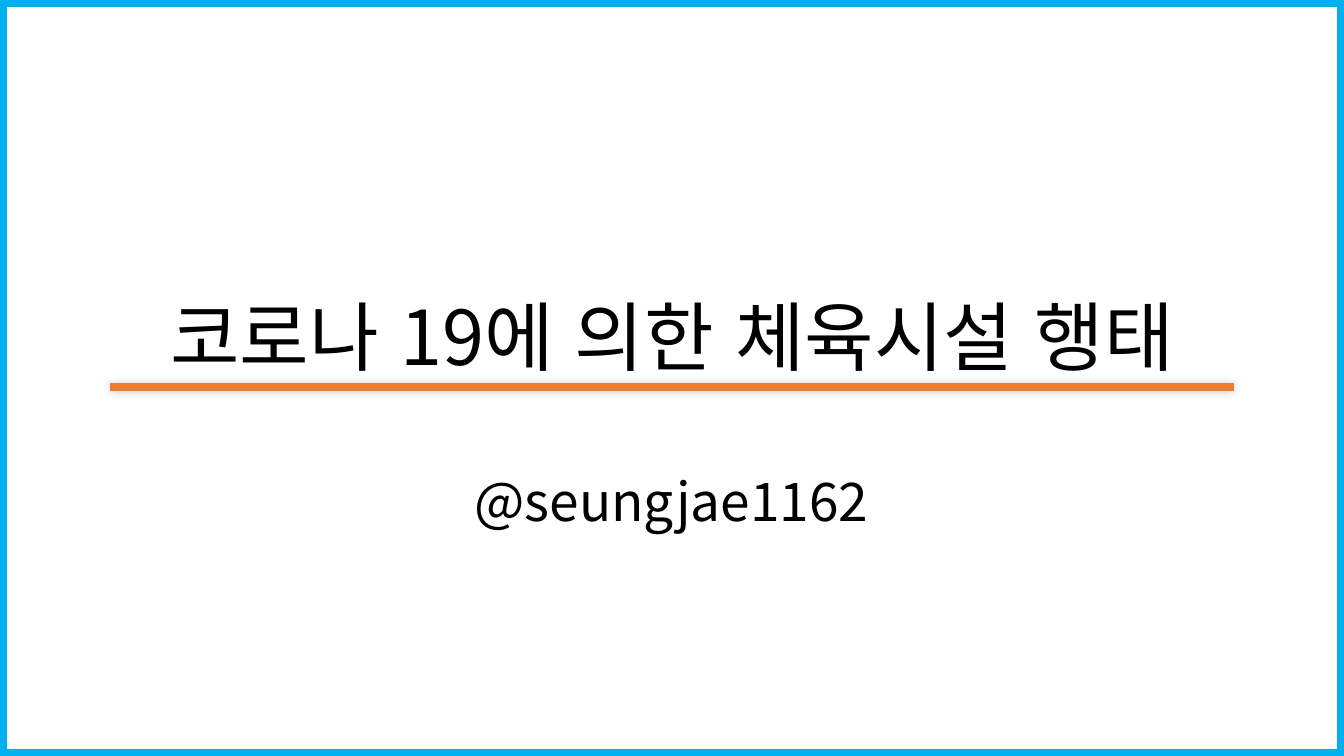
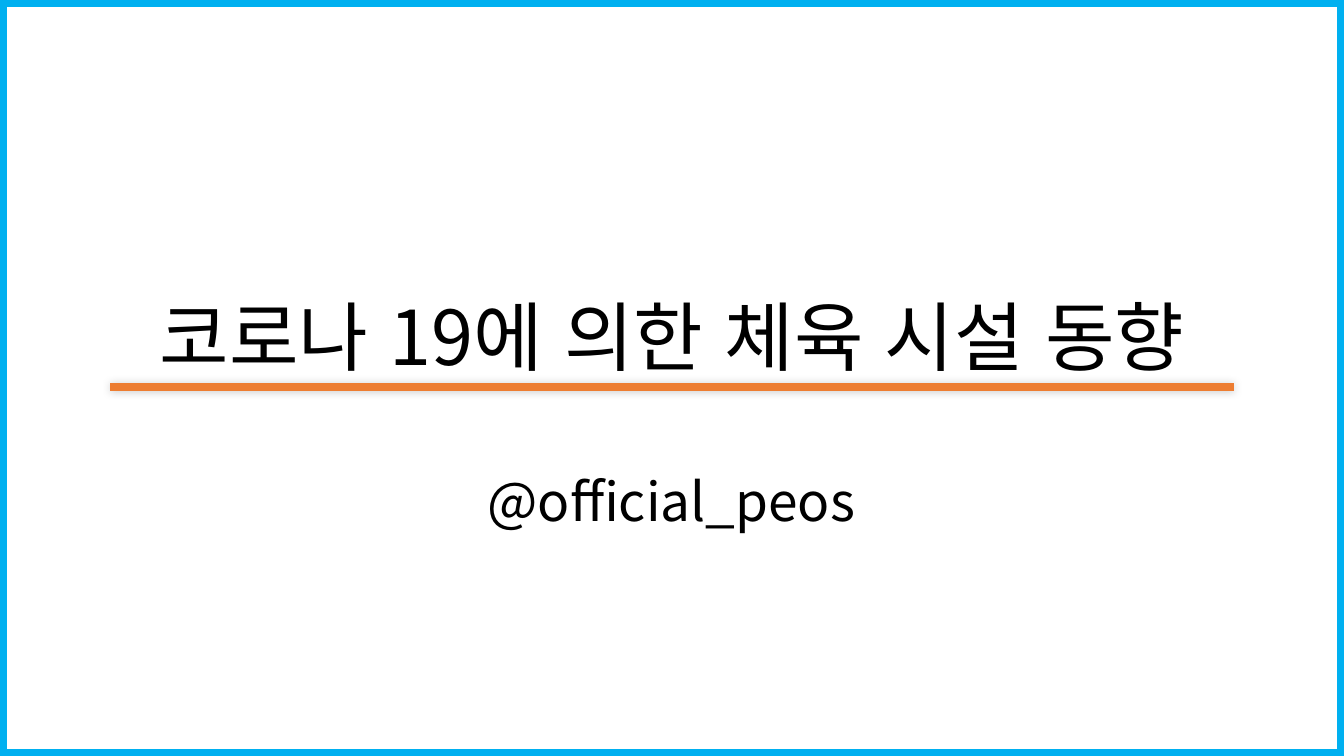
Before and after one commit to seungjae1162/SportsData, a slide deck: slide 1 of standard_in_2020-12-31/코로나19에따른 스포츠시설 폐업 수(20201228_20210103).pptx. Drawn at 1344x756 pixels with LibreOffice and Linux fonts; fonts in the diff are those of the drawing; background and template pictures are left out. Boxes give left, top, right and bottom in pixels: in the first picture for what was removed or moved away, otherwise in the second. Text is boxed around its words. In the diff, an @@ line names an element or a change of style, - is before the commit and + after.

```diff
--- a/standard_in_2020-12-31/코로나19에따른 스포츠시설 폐업 수(20201228_20210103).pptx
+++ b/standard_in_2020-12-31/코로나19에따른 스포츠시설 폐업 수(20201228_20210103).pptx
@@ title at (160, 302, 1184, 384): text changed @@
-코로나 19에 의한 체육시설 행태
+코로나 19에 의한 체육 시설 동향
@@ subtitle at (487, 478, 855, 534): text changed @@
-@seungjae1162
+@official_peos
```
Also in this commit, not shown: 4 other slides changed, 1 slide added, 3 slides removed.
